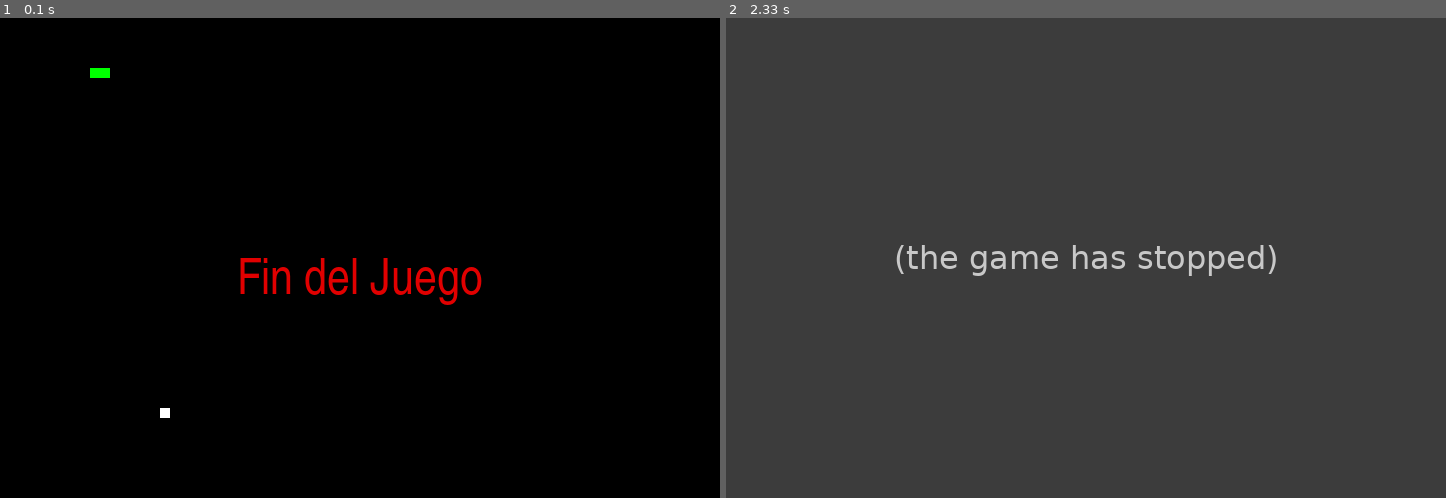
Above: before the commit, frames 1-2 (left to right).
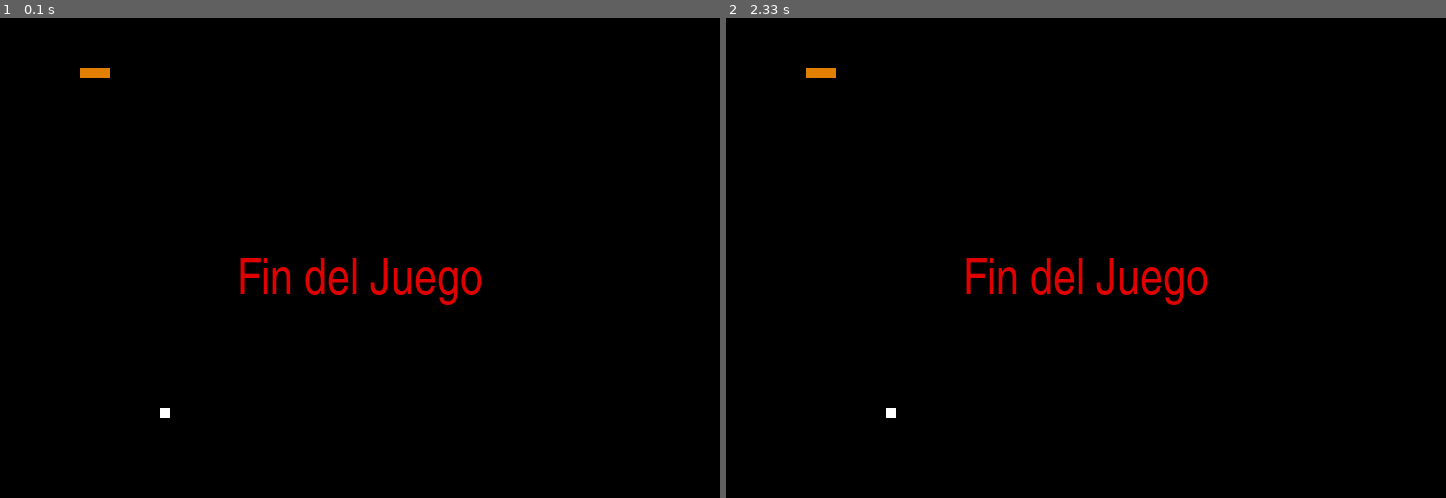
Above: after the commit, the same moments.

Repository: SanDaws/Estructura-de-datos
Game: pygame game, started from Trabajos/Trabajo1/culebrita.py
Two runs of this game, one before a commit and one after it. Both use one fixed random seed, a clock stepped at 60 frames per second and the inputs below.
Inputs:
- Up to frame 1 (0.1 s): no input
- Up to frame 2 (2.33 s): no input

The runs differ from the first frame. In frame 1, less than 0.1% of the frame differs, in the area x 11-16%, y 10-13%; in frame 2, 100%, in the area x 0-100%, y 0-100%.
Before the commit the program exited at 2 s; later frames show no game.

Commit message:
Update culebrita.py

Diff:
--- a/Trabajos/Trabajo1/culebrita.py
+++ b/Trabajos/Trabajo1/culebrita.py
@@ -10,7 +10,7 @@
     rectangulo_GO.midtop=(ancho_ventana/2,alto_ventana/2) #ubicacion del rectangulo
     ventana.blit(superficie_GO,rectangulo_GO)    #hace que el rectangulo sea una superficie
     pygame.display.flip()   #ni idea
-    time.sleep(2)# tiempo de 2 segundos              (debo ver como hago un while con esto)
+    time.sleep(15)# tiempo de 2 segundos              (debo ver como hago un while con esto)
     pygame.quit()# se acaba el juego                (debo poner que esto sea condicional para reiniciar)
     quit()#se acaba el programa                     (si lo anteior sucede, esto no puede suceder)
 
@@ -19,12 +19,12 @@
 ancho_ventana= 720  #tamaño en x
 alto_ventana=480 #tamaño en Y       #creo que se puede quitar(@optimizar)
         #72 x 48 de interfaz, ahora necesito hacerlo de 13 x 13(delimitar sin reducir, puedo aumentar el tamaño de todo)
-        #si esto arranca, establecemos un cuadro 130x130, y en ese cuadro se juega
+        #si esto arranca, establecemos un cuadro 130x130, y en ese cuadro se juega usando las medidas como varialbes en la posicion de la manzana y de la muerte de la serpiente
 #colores
 black = pygame.Color(0, 0, 0)
 white = pygame.Color(255, 255, 255)
 red = pygame.Color(255, 0, 0)
-green = pygame.Color(0, 255, 0)
+Orange = pygame.Color(225, 128, 0)
 blue = pygame.Color(0, 0, 255)
 
 pygame.init() #epecempos el juego
@@ -32,11 +32,12 @@
 ventana= pygame.display.set_mode((ancho_ventana,alto_ventana))#revisar si solo funciona para esto el tamaño de la pantalla
 fps= pygame.time.Clock() #contador de frames per second
 
-serp_posicion_inicial=[ancho_ventana//2,alto_ventana//2]    #serpiente inicial
+#serp_posicion_inicial=[ancho_ventana//2,alto_ventana//2]    #serpiente inicial
 serp_posicion= [100,50]     #cabeza de la serpiente
 serp_cuerpo=[[100,50],
              [90, 50],
-             [80,50] ] #cuerpo de la serpiente
+             [80,50],
+             [70,50] ] #cuerpo de la serpiente
 manz_posicion=[random.randrange(1,(ancho_ventana//10))*10,  #define lo aleatorio de la serpiente
                random.randrange(1,(ancho_ventana//10))*10]  #alterar para una version para inicial no aleatoria
 manz_aparece= True #aparecen manzanas
@@ -82,7 +83,7 @@
     manz_aparece = True
     ventana.fill(black)
     for pos in serp_cuerpo:
-        pygame.draw.rect(ventana, green, pygame.Rect(
+        pygame.draw.rect(ventana, Orange, pygame.Rect(
         pos[0], pos[1], 10, 10))
 
     pygame.draw.rect(ventana, white, pygame.Rect(
